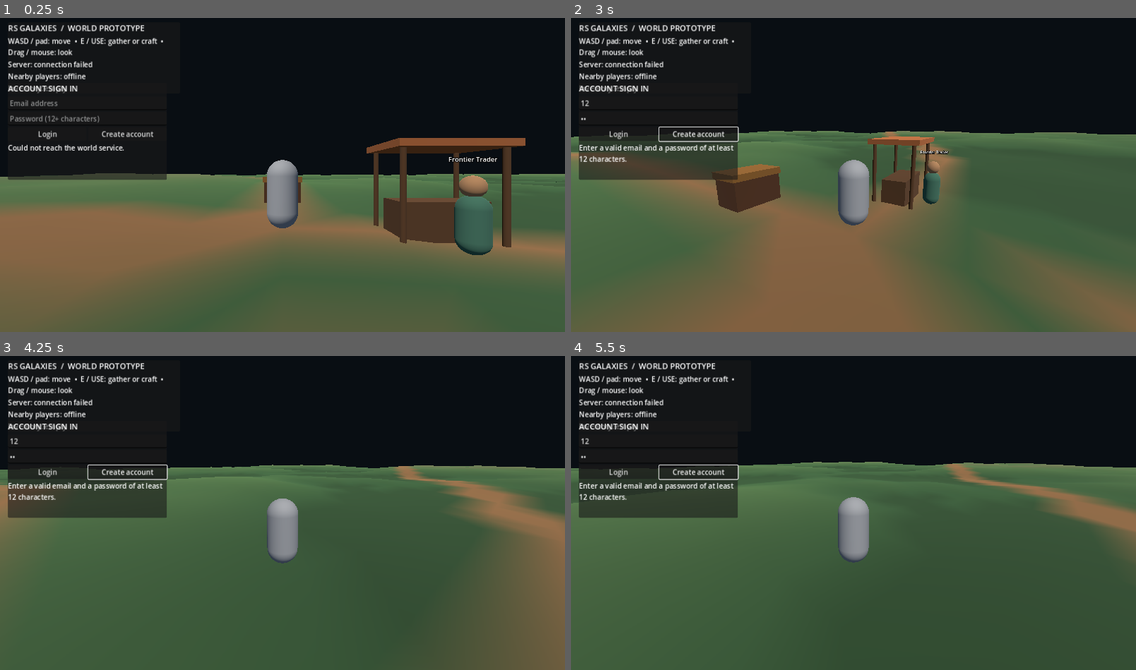
Above: before the commit, frames 1-4 (two rows, left to right).
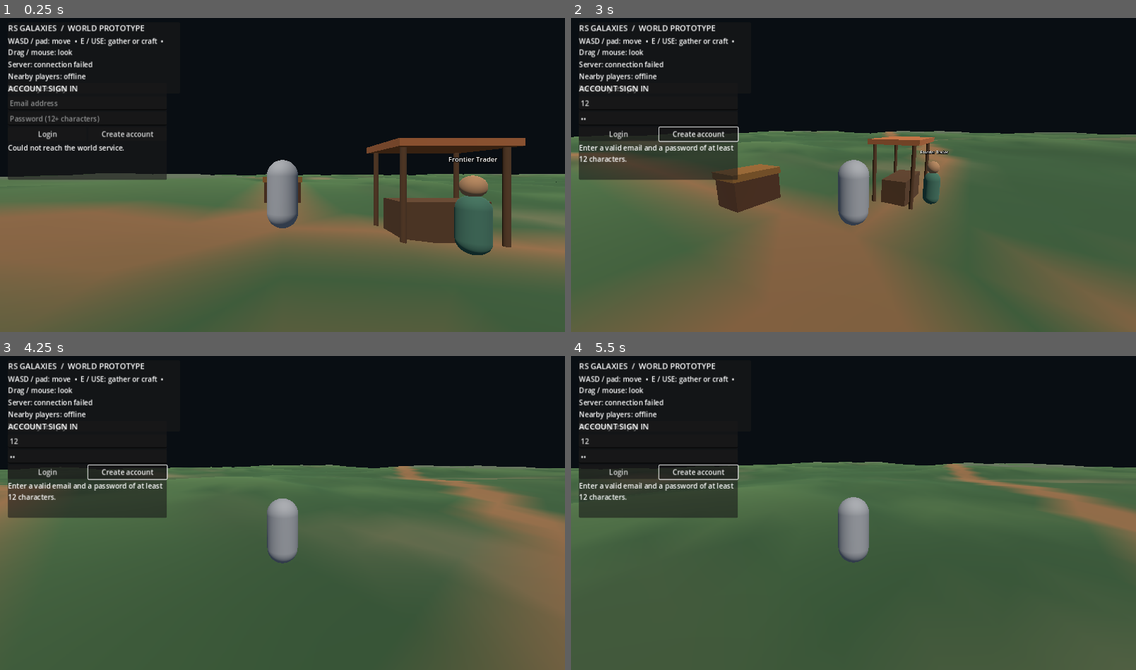
Above: after the commit, the same moments.

Repository: ViViD420/RSGalaxies-
Game: Godot game, scene res://scenes/main.tscn
The game is run twice, just before and just after one commit, with the same random seed, the same clock (stepped at 60 frames per second) and the same inputs.
Inputs (mouse positions are in pixels of both pictures, inside the frame that each line leads up to):
- Up to frame 1 (0.25 s): no input
- Up to frame 2 (3 s): click (655, 102) at 0.52 s; type "12" at 0.6 s; click (655, 118) at 0.75 s; type "12" at 0.83 s; click "Login" at 1.25 s; click "Create account" at 2 s; tap Enter at 2.75 s; move the mouse to (881, 171) at 2.77 s; hold W (move_forward) from 2.78 s (still down); tap E (interact) at 2.85 s; click (881, 171) at 2.92 s
- Up to frame 3 (4.25 s): keep holding W (move_forward); tap Space (jump) at 3.02, 3.77 s; move the mouse to (254, 513) at 3.52 s; tap E (interact) at 3.6 s
- Up to frame 4 (5.5 s): keep holding W (move_forward); move the mouse to (864, 506) at 4.27 s; tap E (interact) at 4.35, 5.1 s; move the mouse to (847, 516) at 5.02 s; click (847, 516) at 5.17 s; tap Space (jump) at 5.27 s

The runs differ from the first frame. In frame 1, 0.5% of the frame differs, in the area x 54-100%, y 49-68%; in frame 2, 0.3%; in frame 3, 3.5%, in the area x 29-98%, y 35-72%; in frame 4, 0.6%.

Commit message:
Add deterministic moisture-driven grass, moss, dry scrub and rocky terrain palettes

Diff:
--- a/client/scripts/world_terrain.gd
+++ b/client/scripts/world_terrain.gd
@@ -13,6 +13,7 @@
 
 var _broad_noise: FastNoiseLite
 var _detail_noise: FastNoiseLite
+var _biome_noise: FastNoiseLite
 var _trail_paths: Array[PackedVector2Array] = []
 
 
@@ -49,6 +50,15 @@
 	_detail_noise.fractal_octaves = 2
 	_detail_noise.fractal_gain = 0.42
 	_detail_noise.fractal_lacunarity = 2.0
+
+	_biome_noise = FastNoiseLite.new()
+	_biome_noise.seed = terrain_seed + 104729
+	_biome_noise.noise_type = FastNoiseLite.TYPE_SIMPLEX
+	_biome_noise.frequency = 0.019
+	_biome_noise.fractal_type = FastNoiseLite.FRACTAL_FBM
+	_biome_noise.fractal_octaves = 3
+	_biome_noise.fractal_gain = 0.55
+	_biome_noise.fractal_lacunarity = 2.0
 
 
 func _build_terrain() -> void:
@@ -163,7 +173,7 @@
 
 
 func _color_for_position(position: Vector3) -> Color:
-	var base_color := _base_color_for_height(position.y)
+	var base_color := _base_color_for_position(position)
 	var trail_distance := _distance_to_trails(Vector2(position.x, position.z))
 	var blend := clampf((2.4 - trail_distance) / 0.9, 0.0, 1.0)
 	blend = blend * blend * (3.0 - 2.0 * blend)
@@ -177,12 +187,16 @@
 	surface.add_vertex(position)
 
 
-func _base_color_for_height(height: float) -> Color:
+func _base_color_for_position(position: Vector3) -> Color:
 	var grass := Color(0.17, 0.29, 0.16)
 	var moss := Color(0.25, 0.36, 0.20)
 	var dry_grass := Color(0.39, 0.37, 0.25)
-	if height < -0.55:
-		return grass.darkened(0.12)
-	if height > 0.75:
-		return moss.lerp(dry_grass, clampf((height - 0.75) / 1.0, 0.0, 0.65))
-	return grass.lerp(moss, clampf((height + 0.55) / 1.3, 0.0, 1.0))
+	var rocky_soil := Color(0.32, 0.33, 0.29)
+	var moisture := _biome_noise.get_noise_2d(position.x, position.z)
+	if position.y > 1.0:
+		return rocky_soil.lerp(moss, clampf(1.0 - (position.y - 1.0) / 2.0, 0.0, 0.35))
+	if moisture > 0.28:
+		return grass.lerp(moss, clampf((moisture - 0.28) / 0.55, 0.0, 1.0))
+	if moisture < -0.28:
+		return grass.lerp(dry_grass, clampf((-moisture - 0.28) / 0.55, 0.0, 1.0))
+	return grass.lerp(moss, clampf((position.y + 0.55) / 1.3, 0.0, 1.0))
